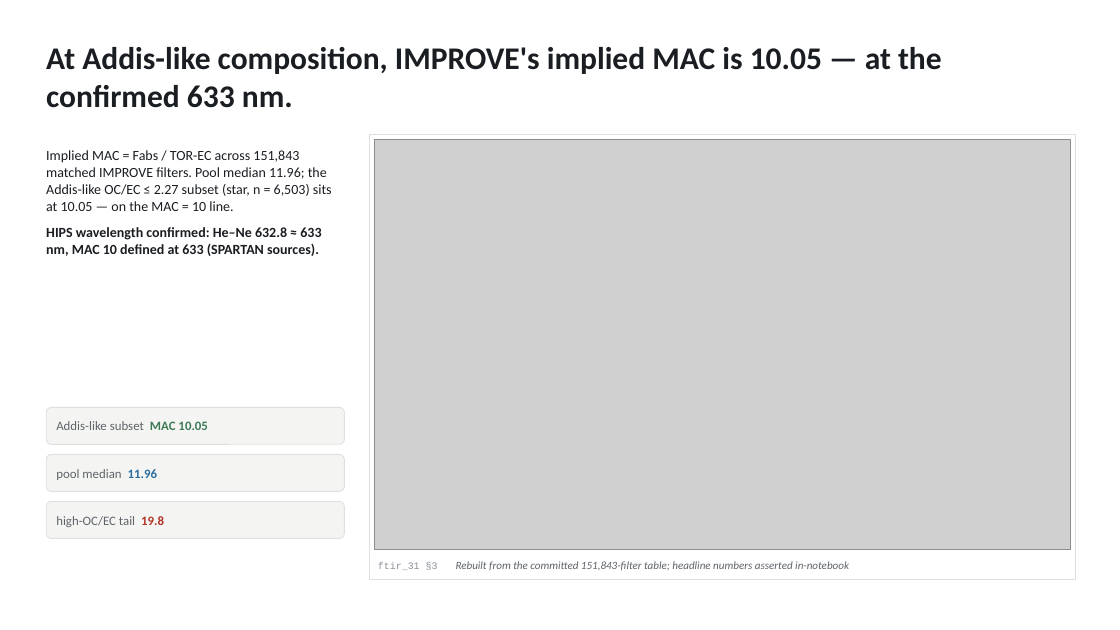
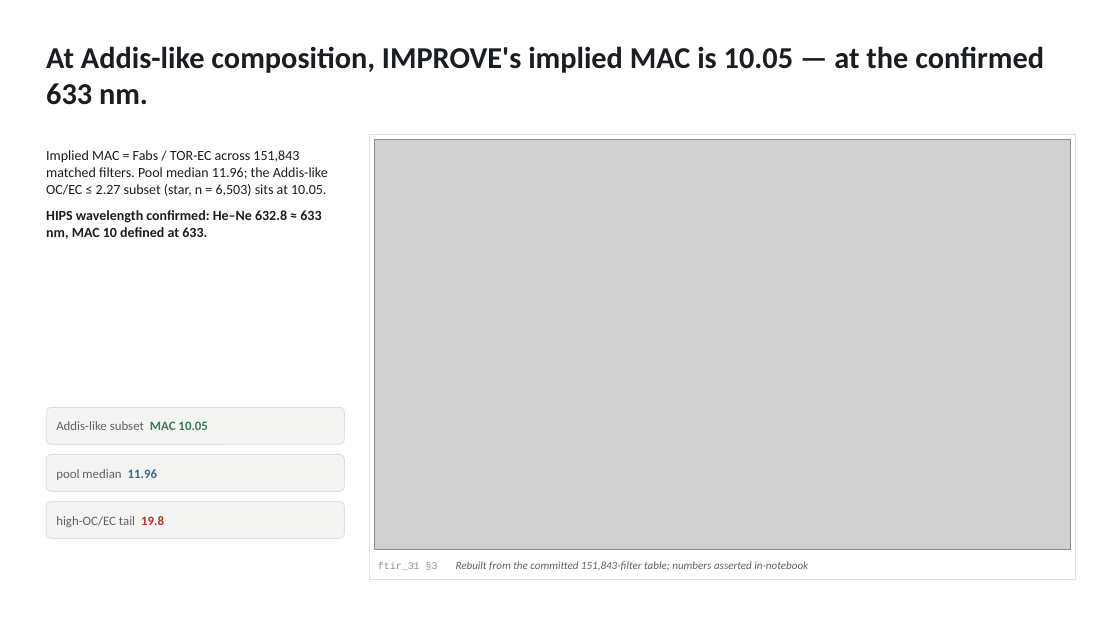
Before and after one commit to ahzs645/aethmodular, a slide deck: slide 17 of research/ftir_ec_phase3/deliverables/satoshi_followup_2026-08-13.pptx (slide 12 before the commit). Drawn at 1120x630 pixels with LibreOffice and Linux fonts; fonts in the diff are those of the drawing; grey boxes stand for pictures. Boxes give left, top, right and bottom in pixels: in the first picture for what was removed or moved away, otherwise in the second. Text is boxed around its words. In the diff, an @@ line names an element or a change of style, - is before the commit and + after.

```diff
--- a/research/ftir_ec_phase3/deliverables/satoshi_followup_2026-08-13.pptx
+++ b/research/ftir_ec_phase3/deliverables/satoshi_followup_2026-08-13.pptx
@@ text "At Addis-like composition, IMPROVE's implied ..." at box(46, 46, 1044, 105): size 27 to 26 pt @@
@@ text at box(46, 150, 328, 239): text changed @@
-Implied MAC = Fabs / TOR-EC across 151,843 matched IMPROVE filters. Pool median 11.96; the Addis-like OC/EC ≤ 2.27 subset (star, n = 6,503) sits at 10.05 — on the MAC = 10 line.
-HIPS wavelength confirmed: He–Ne 632.8 ≈ 633 nm, MAC 10 defined at 633 (SPARTAN sources).
+Implied MAC = Fabs / TOR-EC across 151,843 matched filters. Pool median 11.96; the Addis-like OC/EC ≤ 2.27 subset (star, n = 6,503) sits at 10.05.
+HIPS wavelength confirmed: He–Ne 632.8 ≈ 633 nm, MAC 10 defined at 633.
@@ text at box(378, 561, 808, 570): text changed @@
-ftir_31 §3 Rebuilt from the committed 151,843-filter table; headline numbers asserted in-notebook
+ftir_31 §3 Rebuilt from the committed 151,843-filter table; numbers asserted in-notebook
```
Also in this commit, not shown: 16 other slides changed, 6 slides added, 1 slide removed.
